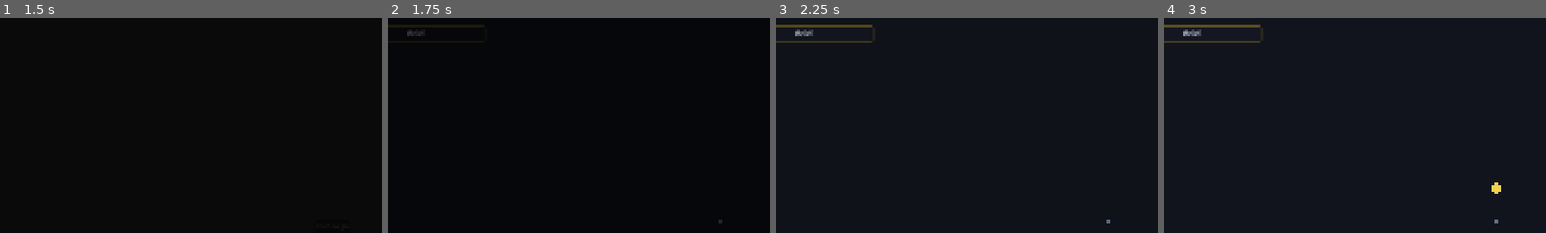
Above: before the commit, frames 1-4 (left to right).
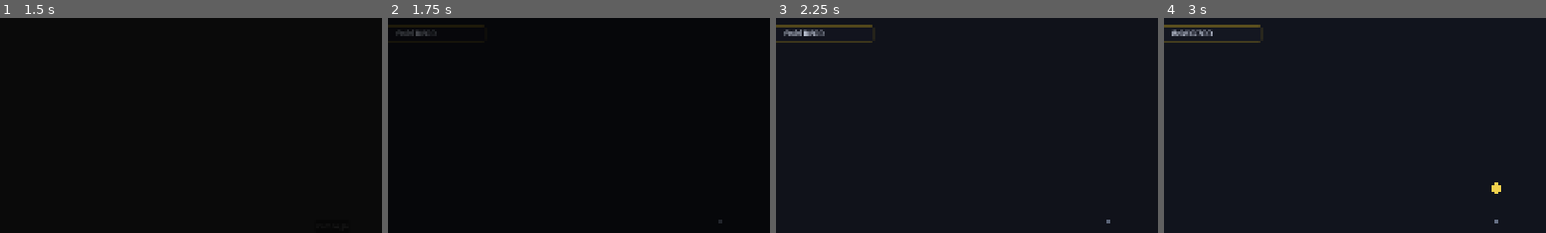
Above: after the commit, the same moments.

Repository: kjbrown-sandbox/pleenko
Game: Godot game, scene res://entities/main_menu/main_menu.tscn
Same seed, same stepped clock (60 frames per second), same inputs: the game is played once before the commit and once after it.
Inputs (mouse positions are % of the whole screen's width and height, from its top left):
- Up to frame 1 (1.5 s): click "Campaign" at 0.5 s; click "Campaign" at 1.25 s
- Up to frame 2 (1.75 s): no input
- Up to frame 3 (2.25 s): click "Drop gold coin (1 gold coin)" at 2 s
- Up to frame 4 (3 s): tap Enter at 2.75 s; move the mouse to (72, 45) at 2.77 s; hold Right (board_right) from 2.78 s (still down); hold Space (drop_coin) from 2.78 s (still down); click (72, 45) at 2.92 s
The pictures show only the part of the screen within x 6-56%, y 0-50%; the shares and areas given below are measured in that part.

Frame 1 is identical in both runs. In frame 2, 0.1% of the frame differs, in the area x 2-13%, y 5-9%; in frame 3, 0.2%; in frame 4, 0.2%.

Commit message:
Make raw orange required to drop red

Diff:
--- a/autoloads/currency_manager/currency_manager.gd
+++ b/autoloads/currency_manager/currency_manager.gd
@@ -13,7 +13,7 @@
 func reset() -> void:
    for currency_type in Enums.CurrencyType.values():
       balances[currency_type] = 0
-      caps[currency_type] = 50 if currency_type in [Enums.CurrencyType.RAW_ORANGE, Enums.CurrencyType.RAW_RED] else 500
+      caps[currency_type] = 100 if currency_type in [Enums.CurrencyType.RAW_ORANGE, Enums.CurrencyType.RAW_RED] else 500
       _cap_raise_levels[currency_type] = 0
    balances[Enums.CurrencyType.GOLD_COIN] = 1
 
@@ -54,7 +54,7 @@
 func cap_raise_amount(type: Enums.CurrencyType) -> int:
    match type:
       Enums.CurrencyType.RAW_ORANGE, Enums.CurrencyType.RAW_RED:
-         return 50
+         return 100
       _:
          return 500
 
--- a/entities/fill_bar/fill_bar.tscn
+++ b/entities/fill_bar/fill_bar.tscn
@@ -1,21 +1,21 @@
-[gd_scene format=3]
+[gd_scene format=3 uid="uid://b6gbfhxvkrhth"]
 
-[ext_resource type="Script" path="res://entities/fill_bar/fill_bar.gd" id="1_fill"]
+[ext_resource type="Script" uid="uid://cq4jqetl2407m" path="res://entities/fill_bar/fill_bar.gd" id="1_fill"]
 [ext_resource type="FontFile" uid="uid://ohlabsbs4ksf" path="res://style_lab/VendSans-Bold.ttf" id="2_font"]
 
-[node name="FillBar" type="HBoxContainer"]
+[node name="FillBar" type="HBoxContainer" unique_id=1268010706]
 size_flags_horizontal = 3
 theme_override_constants/separation = 6
 script = ExtResource("1_fill")
 
-[node name="MainButton" type="Button" parent="."]
+[node name="MainButton" type="Button" parent="." unique_id=1759501505]
 layout_mode = 2
 size_flags_horizontal = 3
 focus_mode = 0
 theme_override_fonts/font = ExtResource("2_font")
 text = "Fill Bar"
 
-[node name="CapButton" type="Button" parent="."]
+[node name="CapButton" type="Button" parent="." unique_id=1978433370]
 visible = false
 layout_mode = 2
 size_flags_vertical = 3
--- a/entities/main/coin_values.gd
+++ b/entities/main/coin_values.gd
@@ -39,9 +39,13 @@
 
 func _is_board_for_coin_type_unlocked(coin_type: Enums.CurrencyType) -> bool:
 	match coin_type:
-		Enums.CurrencyType.ORANGE_COIN, Enums.CurrencyType.RAW_ORANGE:
+		Enums.CurrencyType.RAW_ORANGE:
+			return CurrencyManager.get_balance(Enums.CurrencyType.RAW_ORANGE) > 0 or _board_manager.is_board_unlocked(Enums.BoardType.ORANGE)
+		Enums.CurrencyType.ORANGE_COIN:
 			return _board_manager.is_board_unlocked(Enums.BoardType.ORANGE)
-		Enums.CurrencyType.RED_COIN, Enums.CurrencyType.RAW_RED:
+		Enums.CurrencyType.RAW_RED:
+			return CurrencyManager.get_balance(Enums.CurrencyType.RAW_RED) > 0 or _board_manager.is_board_unlocked(Enums.BoardType.RED)
+		Enums.CurrencyType.RED_COIN:
 			return _board_manager.is_board_unlocked(Enums.BoardType.RED)
 		_:
 			return true
@@ -97,11 +101,11 @@
 	var coin_name := _get_currency_name(type)
 
 	if at_cap:
-		bar.update_text("%s (MAX)" % coin_name)
+		bar.update_text("%s %d/%d (MAX)" % [coin_name, balance, cap])
 		bar.set_fill(1.0)
 		bar.apply_fill_colors(true, true)
 	else:
-		bar.update_text(coin_name)
+		bar.update_text("%s %d/%d" % [coin_name, balance, cap])
 		var fill_pct := clampf(float(balance) / float(cap), 0.0, 1.0) if cap > 0 else 0.0
 		bar.set_fill(fill_pct)
 		bar.apply_fill_colors(false)
--- a/entities/plinko_board/plinko_board.gd
+++ b/entities/plinko_board/plinko_board.gd
@@ -129,7 +129,7 @@
 		Enums.BoardType.ORANGE:
 			return [[Enums.CurrencyType.RAW_ORANGE, 1], [Enums.CurrencyType.GOLD_COIN, 100]]
 		Enums.BoardType.RED:
-			return [[Enums.CurrencyType.RAW_RED, 1], [Enums.CurrencyType.ORANGE_COIN, 100]]
+			return [[Enums.CurrencyType.RAW_RED, 1], [Enums.CurrencyType.RAW_ORANGE, 100]]
 		_:
 			return []
 
